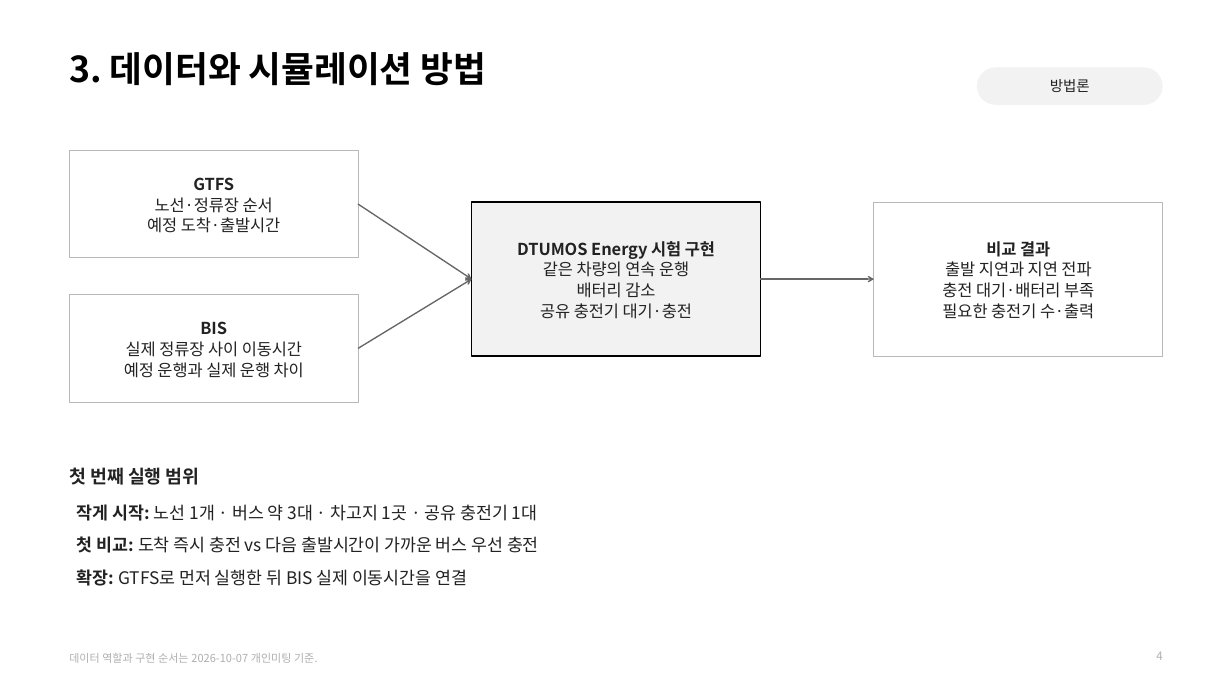
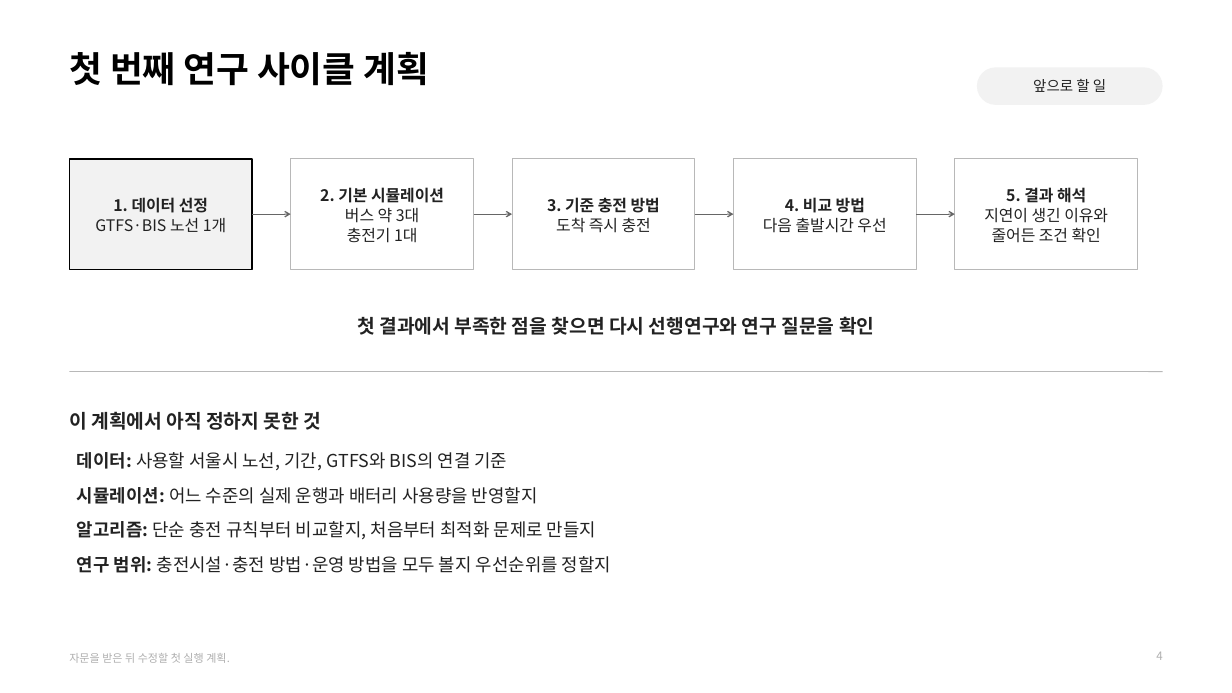
Before and after one commit to jujuwon7/presentation, a slide deck: slide 4 of 전기버스_충전운영_건국대미팅_2026-10-08.pptx. Drawn at 1232x693 pixels with LibreOffice and Linux fonts; fonts in the diff are those of the drawing. Boxes give left, top, right and bottom in pixels: in the first picture for what was removed or moved away, otherwise in the second. Text is boxed around its words. In the diff, an @@ line names an element or a change of style, - is before the commit and + after.

Commit message:
건국대 자문용 연구계획 발표자료로 수정

```diff
--- a/전기버스_충전운영_건국대미팅_2026-10-08.pptx
+++ b/전기버스_충전운영_건국대미팅_2026-10-08.pptx
@@ text at (69, 52, 429, 86): text changed @@
-3. 데이터와 시뮬레이션 방법
+첫 번째 연구 사이클 계획
@@ text in rounded rectangle at (1033, 79, 1106, 92): text changed @@
-방법론
+앞으로 할 일
@@ rectangle "1. 데이터 선정": place and size @@
-rectangle "1. 데이터 선정" at (69, 150, 358, 258)
+rectangle "1. 데이터 선정" at (69, 159, 252, 270)
@@ rectangle "1. 데이터 선정" at (69, 159, 252, 270): fill #FFFFFF to #F2F2F2; outline #B8B8B8 0.75 pt to #000000 1.2 pt @@
@@ rectangle added at (291, 159, 474, 270), fill #FFFFFF, outline #B8B8B8 0.75 pt, 12.4 pt, text #222222 @@
+2. 기본 시뮬레이션
+버스 약 3대
+충전기 1대
@@ rectangle "3. 기준 충전 방법": place and size @@
-rectangle "3. 기준 충전 방법" at (471, 202, 760, 357)
+rectangle "3. 기준 충전 방법" at (512, 159, 695, 270)
@@ rectangle "3. 기준 충전 방법" at (512, 159, 695, 270): fill #F2F2F2 to #FFFFFF; outline #000000 1.2 pt to #B8B8B8 0.75 pt @@
@@ rectangle "4. 비교 방법": place and size @@
-rectangle "4. 비교 방법" at (874, 202, 1163, 357)
+rectangle "4. 비교 방법" at (734, 159, 917, 270)
@@ rectangle added at (955, 159, 1138, 270), fill #FFFFFF, outline #B8B8B8 0.75 pt, 12.4 pt, text #222222 @@
+5. 결과 해석
+지연이 생긴 이유와
+줄어든 조건 확인
@@ text in rectangle at (95, 197, 226, 232): text changed; size 12.8 to 12.4 pt @@
-GTFS
-노선·정류장 순서
-예정 도착·출발시간
+1. 데이터 선정
+GTFS·BIS 노선 1개
@@ arrow removed from (359, 204) to (471, 279) @@
@@ text in rectangle at (547, 197, 660, 233): text changed; size 12.8 to 12.4 pt; bold on @@
-DTUMOS Energy 시험 구현
-같은 차량의 연속 운행
-배터리 감소
-공유 충전기 대기·충전
+3. 기준 충전 방법
+도착 즉시 충전
@@ text in rectangle at (763, 197, 886, 233): text changed; size 12.8 to 12.4 pt @@
-비교 결과
-출발 지연과 지연 전파
-충전 대기·배터리 부족
-필요한 충전기 수·출력
+4. 비교 방법
+다음 출발시간 우선
@@ arrow added from (252, 214) to (291, 214), #666666 0.98 pt @@
@@ arrow added from (473, 214) to (512, 214), #666666 0.98 pt @@
@@ arrow added from (695, 214) to (734, 214), #666666 0.98 pt @@
@@ arrow added from (917, 214) to (955, 214), #666666 0.98 pt @@
@@ rectangle removed at (69, 295, 358, 403) @@
-BIS
-실제 정류장 사이 이동시간
-예정 운행과 실제 운행 차이
@@ arrow removed from (359, 348) to (471, 279) @@
@@ arrow removed from (761, 279) to (874, 279) @@
@@ text added at (357, 316, 874, 335), 15 pt, text #222222, bold @@
+첫 결과에서 부족한 점을 찾으면 다시 선행연구와 연구 질문을 확인
@@ line added from (69, 372) to (1163, 372), #B8B8B8 0.75 pt @@
@@ text added at (69, 411, 322, 430), 15 pt, text #222222, bold @@
+이 계획에서 아직 정하지 못한 것
@@ text removed at (69, 467, 200, 485) @@
-첫 번째 실행 범위
@@ text added at (77, 452, 611, 573), 13.9 pt, text #222222 @@
+데이터: 사용할 서울시 노선, 기간, GTFS와 BIS의 연결 기준
+시뮬레이션: 어느 수준의 실제 운행과 배터리 사용량을 반영할지
+알고리즘: 단순 충전 규칙부터 비교할지, 처음부터 최적화 문제로 만들지
+연구 범위: 충전시설·충전 방법·운영 방법을 모두 볼지 우선순위를 정할지
@@ text removed at (77, 504, 539, 586) @@
-작게 시작: 노선 1개 · 버스 약 3대 · 차고지 1곳 · 공유 충전기 1대
-첫 비교: 도착 즉시 충전 vs 다음 출발시간이 가까운 버스 우선 충전
-확장: GTFS로 먼저 실행한 뒤 BIS 실제 이동시간을 연결
@@ text at (69, 653, 230, 663): text changed @@
-데이터 역할과 구현 순서는 2026-10-07 개인미팅 기준.
+자문을 받은 뒤 수정할 첫 실행 계획.
```
Also in this commit, not shown: 4 other slides changed.
